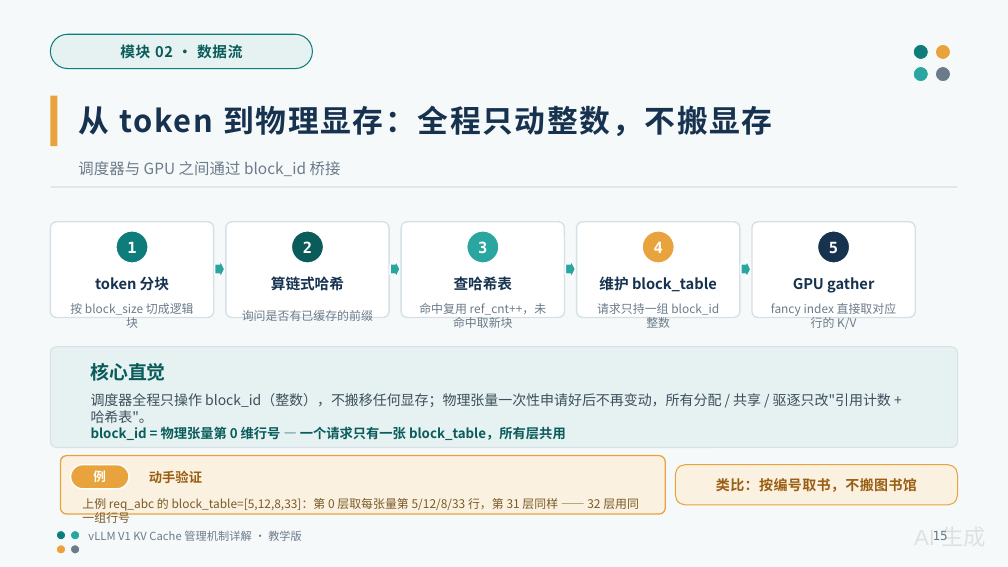
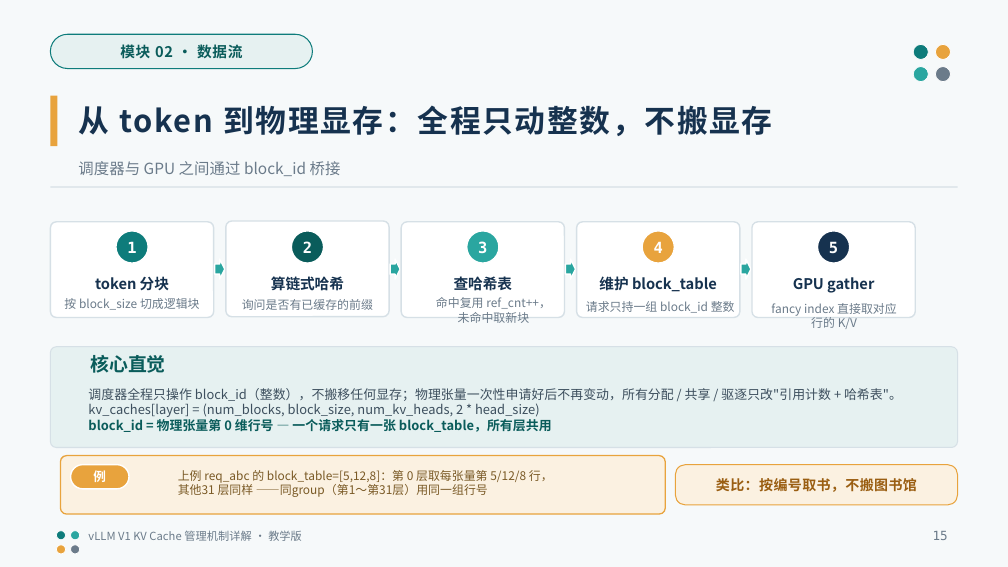
Before and after one commit to GoCHug/vllm, a slide deck: slide 15 of vllm/v1/core/kvcache_ppt/KVCache_管理机制详解_教学版.pptx. Drawn at 1008x567 pixels with LibreOffice and Linux fonts; fonts in the diff are those of the drawing. Boxes give left, top, right and bottom in pixels: in the first picture for what was removed or moved away, otherwise in the second. Text is boxed around its words. In the diff, an @@ line names an element or a change of style, - is before the commit and + after.

```diff
--- a/vllm/v1/core/kvcache_ppt/KVCache_管理机制详解_教学版.pptx
+++ b/vllm/v1/core/kvcache_ppt/KVCache_管理机制详解_教学版.pptx
@@ text "按 block_size 切成逻辑块" rewrapped from (70,303,194,328) to (64,298,200,310) @@
@@ text "询问是否有已缓存的前缀": place and size @@
-text "询问是否有已缓存的前缀" at (242,310,373,321)
+text "询问是否有已缓存的前缀" at (242,299,373,310)
@@ text "命中复用 ref_cnt++，未命中取新块" rewrapped from (419,303,547,328) to (436,297,551,323) @@
@@ text "请求只持一组 block_id 整数" rewrapped from (597,303,719,328) to (586,301,735,313) @@
@@ text "核心直觉": place and size @@
-text "核心直觉" at (91,363,166,381)
+text "核心直觉" at (91,355,166,373)
@@ text at (88,388,902,434): size 10 to 9.2 pt in "调度器全程只操作 block_id（整数），不搬移任何显存；物理张量一次性申请好后不再变动，所有分配 / 共享 / 驱逐 ..."; size 9.5 to 9.2 pt in "block_id = 物理张量第 0 维行号 — 一个请求只有一张 ..." @@
@@ text at (88,403,539,417): paragraph added @@
+kv_caches[layer] = (num_blocks, block_size, num_kv_heads, 2 * head_size)
@@ text removed at (149,471,202,483) @@
-动手验证
@@ text at (178,470,553,497): text changed @@
-上例 req_abc 的 block_table=[5,12,8,33]：第 0 层取每张量第 5/12/8/33 行，第 31 层同样 —— 32 层用同一组行号
+上例 req_abc 的 block_table=[5,12,8]：第 0 层取每张量第 5/12/8 行，其他31 层同样 ——同group（第1～第31层）用同一组行号
@@ text removed at (914,530,986,540) @@
-AI 生成
```
Also in this commit, not shown: 43 other slides changed, 1 other file.
